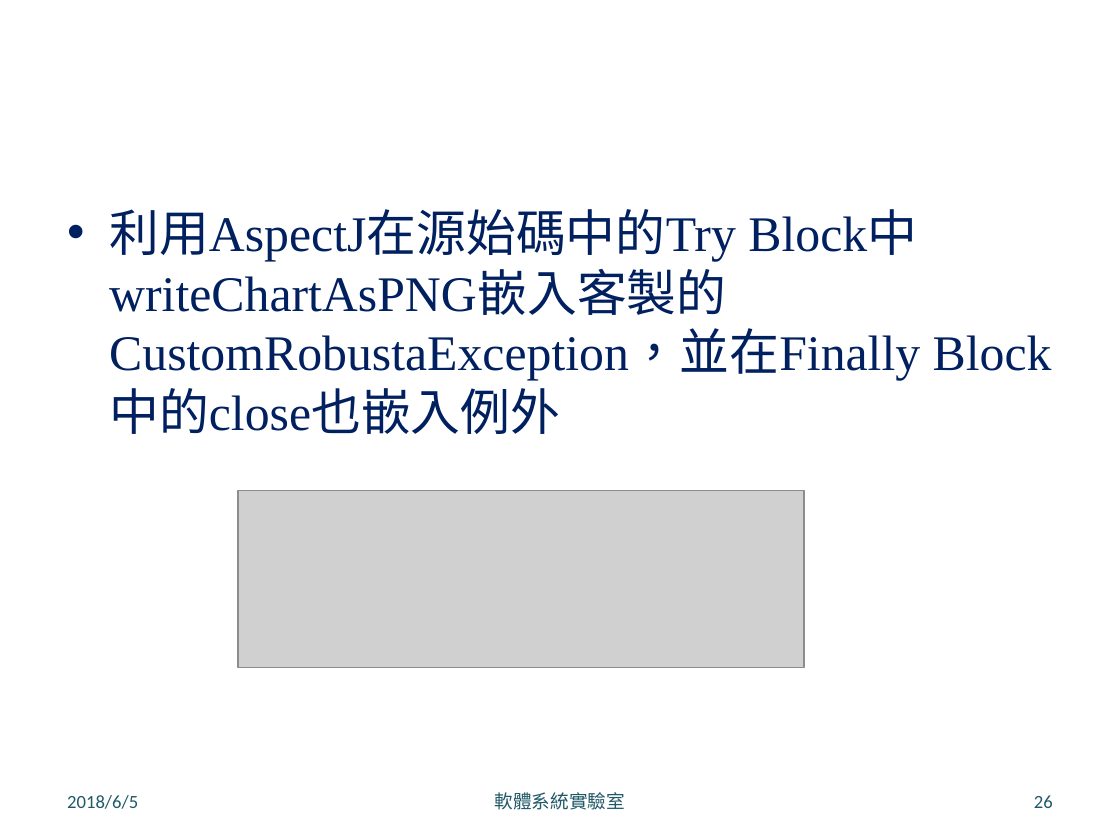
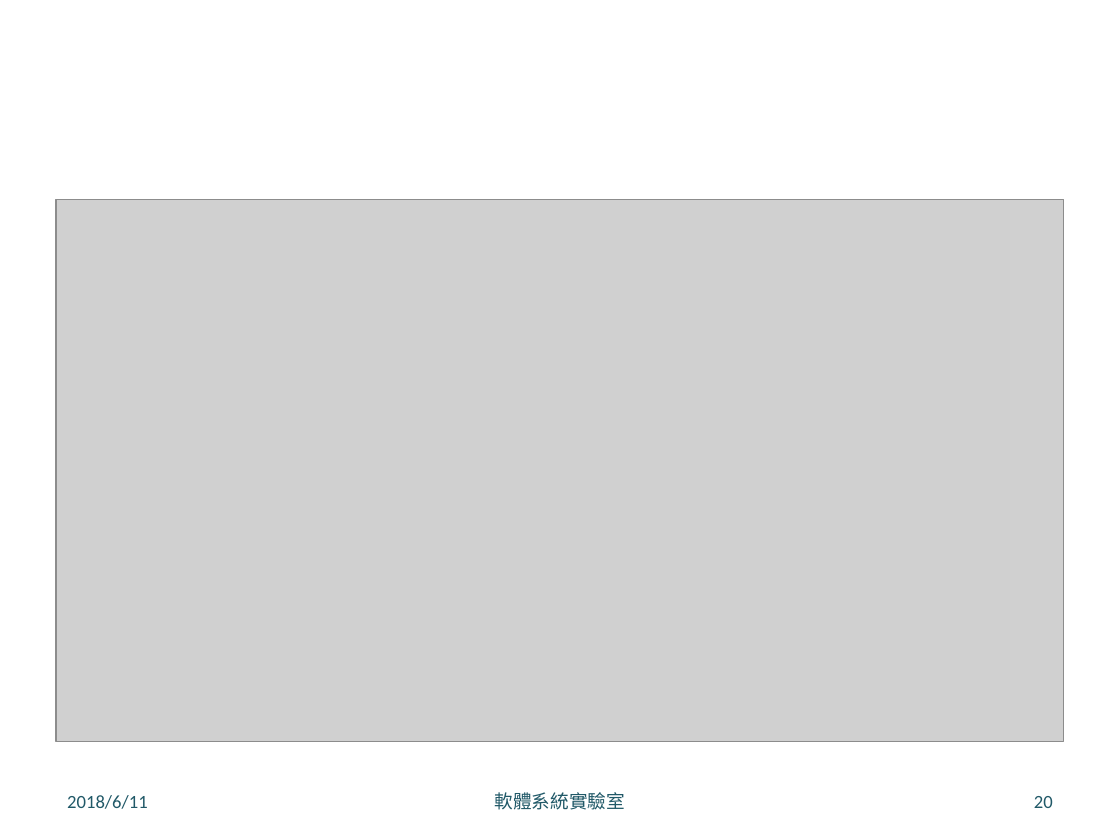
Before and after one commit to LeoLiu1209/Robusta-Thesis, a slide deck: slide 20 of 口試簡報 .pptx (slide 26 before the commit). Drawn at 1120x840 pixels with LibreOffice and Linux fonts; fonts in the diff are those of the drawing; grey boxes stand for pictures; background and template pictures are left out. Boxes give left, top, right and bottom in pixels: in the first picture for what was removed or moved away, otherwise in the second. Text is boxed around its words. In the diff, an @@ line names an element or a change of style, - is before the commit and + after.

```diff
--- a/口試簡報 .pptx
+++ b/口試簡報 .pptx
@@ picture added at (56, 199, 1064, 741) @@
@@ text removed at (109, 209, 920, 381) @@
-• 利用AspectJ在源始碼中的Try Block中writeChartAsPNG嵌入客製的CustomRobustaException，並在Finally Block中的close也嵌入例外
@@ picture removed at (237, 491, 803, 668) @@
@@ text at (67, 795, 148, 809): text changed @@
-2018/6/5
+2018/6/11
@@ page number at (1034, 796, 1053, 808): text changed @@
-26
+20
```
Also in this commit, not shown: 18 other slides changed, 5 slides added, 9 other files.
